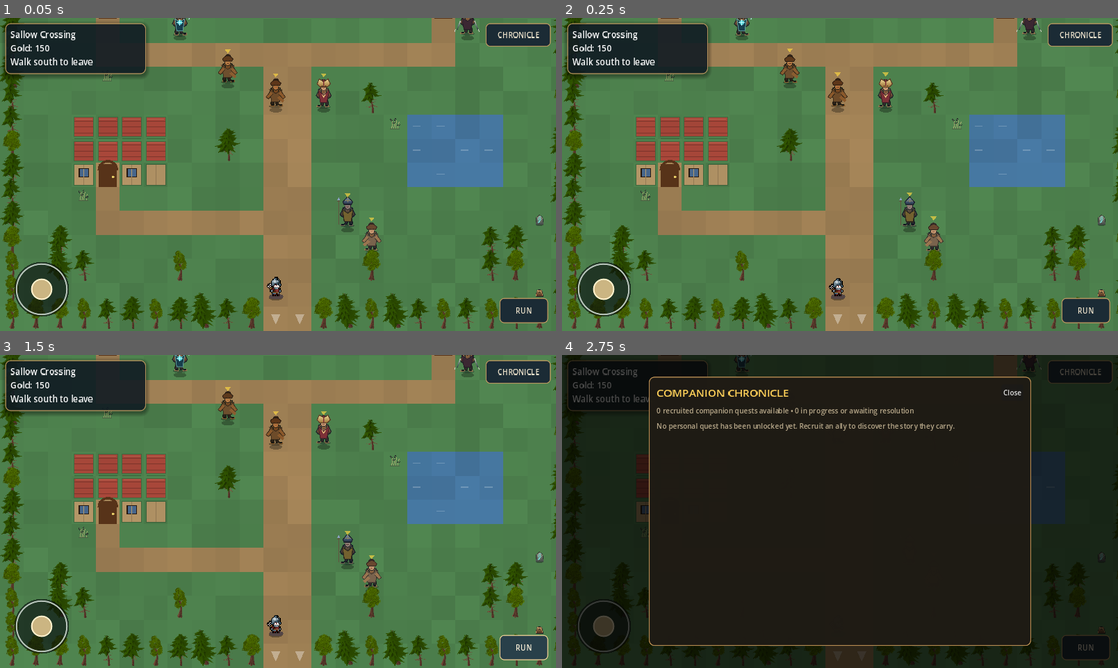
Above: before the commit, frames 1-4 (two rows, left to right).
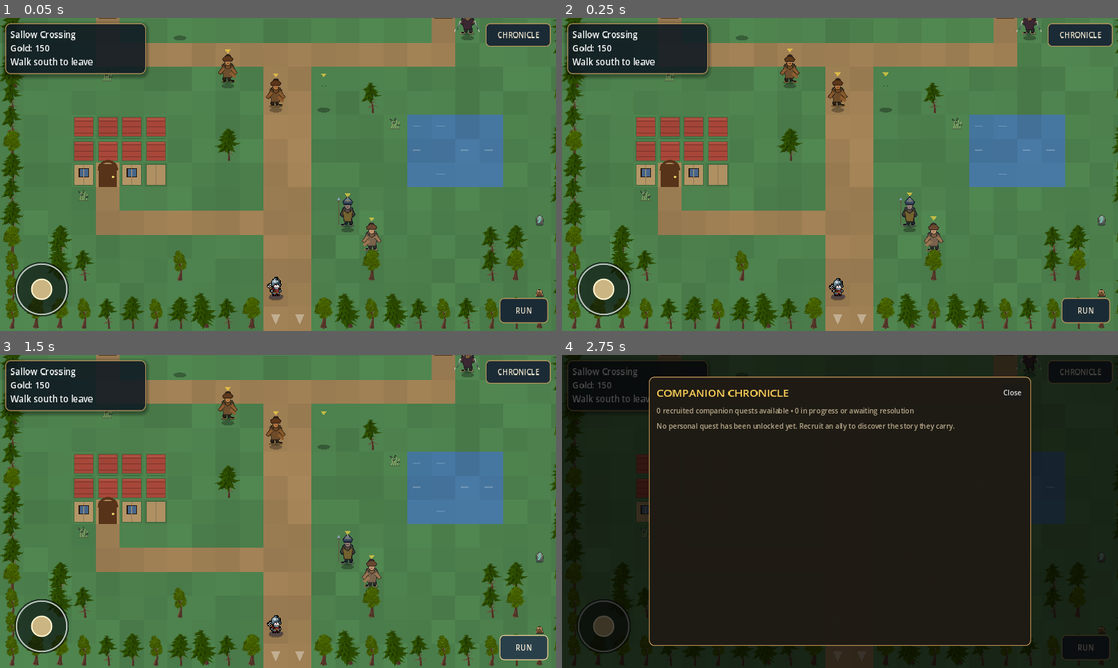
Above: after the commit, the same moments.

Repository: ninjun42215-gif/KindleWake
Game: Godot game, scene res://Location.tscn
Two runs of this game, one before a commit and one after it. Both use one fixed random seed, a clock stepped at 60 frames per second and the inputs below. This scene is started directly instead of the project's main scene.
Inputs:
- Up to frame 1 (0.05 s): no input
- Up to frame 2 (0.25 s): no input
- Up to frame 3 (1.5 s): click "RUN" at 0.5 s; click "RUN: ON" at 1.25 s
- Up to frame 4 (2.75 s): click "CHRONICLE" at 2 s

The runs differ from the first frame. In frame 1, 0.3% of the frame differs, in the area x 30-60%, y 0-29%; in frame 2, 0.3%; in frame 3, 0.3%; in frame 4, less than 0.1%.

Commit message:
Map named NPC professions to distinct character silhouettes

Diff:
--- a/Kindlewake/scripts/ui/art.gd
+++ b/Kindlewake/scripts/ui/art.gd
@@ -8,7 +8,7 @@
 const UNIT_DIR := "res://assets/art/units/"
 const PROP_ATLAS_PATH := "res://assets/art/props/field_props.svg"
 const CHARACTER_ATLAS_PATH := "res://assets/art/units/character_atlas.svg"
-const CHARACTER_CELLS := {"knight":Vector2i(0,0), "ranger":V …(314 unchanged characters)… :Vector2i(2,3), "overlord":Vector2i(3,3)}
+const CHARACTER_CELLS := {"knight":Vector2i(0,0), "ranger":V …(314 unchanged characters)… :Vector2i(2,3), "overlord":Vector2i(3,3), "chronicle_hero":Vector2i(0,4), "noble":Vector2i(1,4), "blacksmith":Vector2i(2,4), "scholar":Vector2i(3,4), "healer":Vector2i(0,5), "duelist":Vector2i(1,5), "hunter":Vector2i(2,5), "bard":Vector2i(3,5)}
 const PROP_CELLS := {"arch":Vector2i(0,0), "column":Vector2i(1,0), "rune_stone":Vector2i(2,0), "torch":Vector2i(3,0), " …(293 unchanged characters)…
 ## Frames per animation in the 100x100 horizontal strips of the Tiny RPG Soldier / Orc sheets.
 const UNIT_FRAMES := {"idle": 6, "walk": 8, "attack": 6, "hurt": 4, "death": 4}
@@ -84,7 +84,7 @@
     canvas.draw_set_transform(feet + Vector2(0, bob), lean, Vector2(-sx if flip else sx, sy))
     canvas.draw_texture_rect_region(tex, Rect2(-64, -160, 128, 160), src, tint)
     # Human faces have visible eyes and a mouth at these atlas coordinates.
-    if archetype in ["knight", "ranger", "paladin", "priestess", "mage", "rogue", "guard", "merchant"]:
+    if archetype in ["knight", "ranger", "paladin", "priestess", "mage", "rogue", "guard", "merchant", "chronicle_hero", "noble", "blacksmith", "scholar", "healer", "duelist", "hunter", "bard"]:
         var blink_phase: float = fposmod(time + float(cell.x * 7 + cell.y * 3), 4.1)
         var blinking: bool = blink_phase > 3.91
         var eye_y: float = -108.0
@@ -140,19 +140,30 @@
 
 static func character_for_npc(name: String, role: String = "") -> String:
     var key: String = (name + " " + role).to_lower()
-    if key.contains("guard") or key.contains("soldier") or key.contains("watch"):
+    # Distinct silhouettes for named professions and social roles; do not recolour one generic soldier.
+    if key.contains("blacksmith") or key.contains("smith") or key.contains("forge"):
+        return "blacksmith"
+    if key.contains("archivist") or key.contains("scribe") or key.contains("scholar") or key.contains("librarian") or key.contains("clerk"):
+        return "scholar"
+    if key.contains("noble") or key.contains("duke") or key.contains("duchess") or key.contains("heir") or key.contains("elder") or key.contains("lord") or key.contains("lady"):
+        return "noble"
+    if key.contains("duelist") or key.contains("fencer") or key.contains("champion"):
+        return "duelist"
+    if key.contains("bard") or key.contains("minstrel") or key.contains("musician"):
+        return "bard"
+    if key.contains("hunter") or key.contains("tracker") or key.contains("scout") or key.contains("ranger") or key.contains("bow"):
+        return "hunter"
+    if key.contains("priest") or key.contains("brother") or key.contains("sister") or key.contains("healer"):
+        return "healer"
+    if key.contains("guard") or key.contains("soldier") or key.contains("watch") or key.contains("sergeant"):
         return "guard"
     if key.contains("merchant") or key.contains("trader") or key.contains("innkeeper") or key.contains("carter"):
         return "merchant"
-    if key.contains("priest") or key.contains("brother") or key.contains("sister") or key.contains("healer"):
-        return "priestess"
-    if key.contains("scout") or key.contains("ranger") or key.contains("bow") or key.contains("hunter"):
-        return "ranger"
     if key.contains("mage") or key.contains("witch") or key.contains("seer"):
         return "mage"
-    if key.contains("captain") or key.contains("knight") or key.contains("lord"):
+    if key.contains("captain") or key.contains("knight"):
         return "knight"
-    var common: Array[String] = ["merchant", "guard", "ranger", "rogue", "priestess", "knight", "mage", "paladin"]
+    var common: Array[String] = ["merchant", "guard", "hunter", "rogue", "healer", "noble", "scholar", "duelist"]
     return common[posmod(hash(name), common.size())]
 
 
